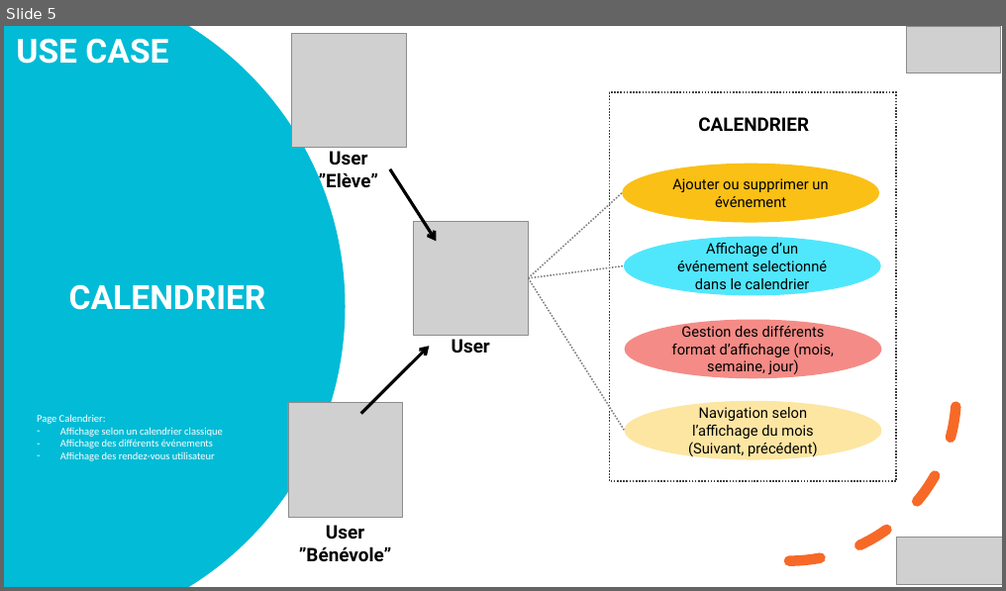
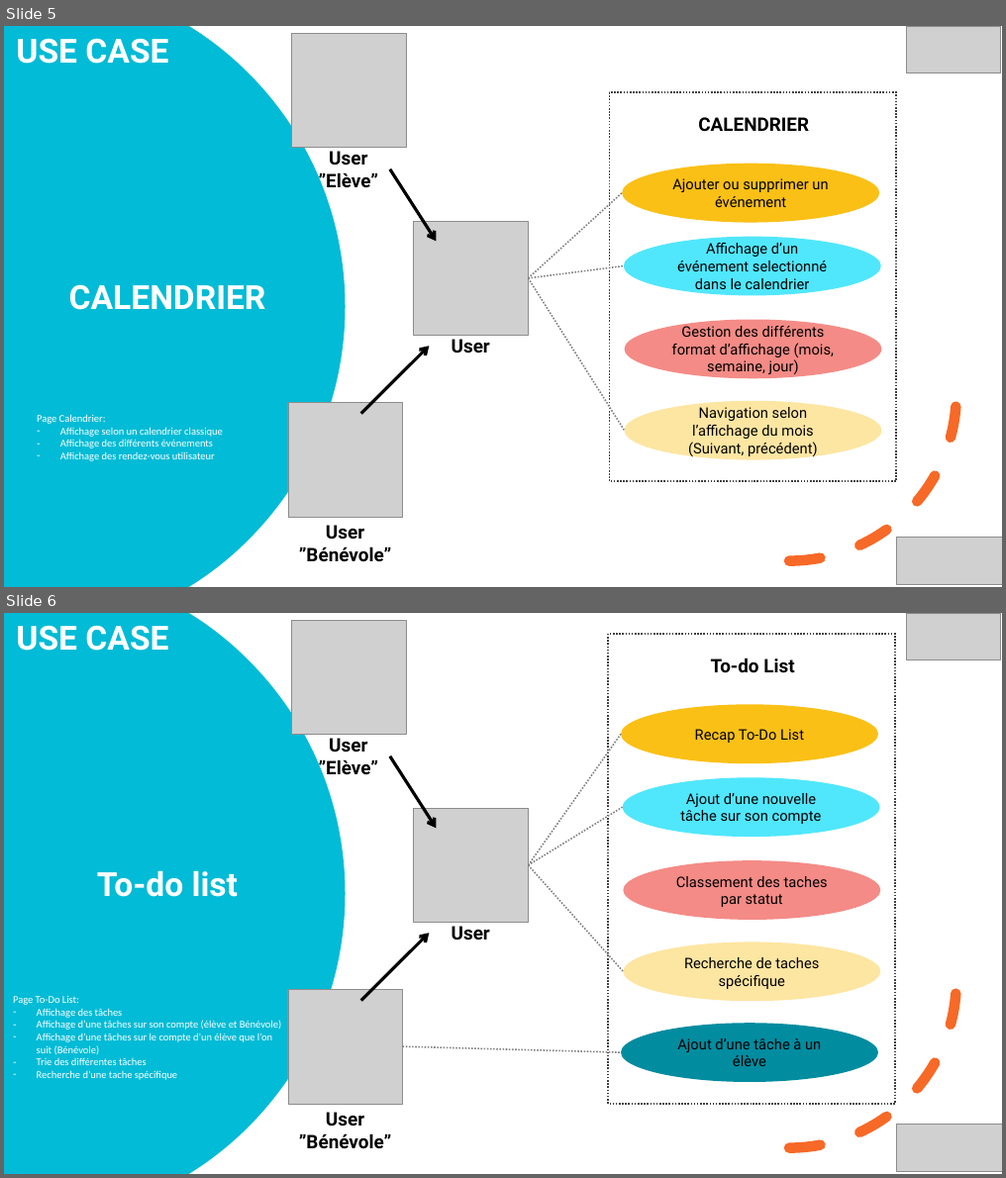
Before and after one commit to Belin27000/P10_Dev4U-LearnAtHome, a slide deck: Diagrammes_Cas_Dusages/DiagrammeUseCase.pptx. Shown one above the other, each under a label of ours: slide 5 before the commit, slides 5 and 6 after it. The pictures are 1006x591 and 1006x1178 pixels, drawn with LibreOffice and Linux fonts; fonts in the diff are those of the drawing; grey boxes stand for pictures. Boxes give left, top, right and bottom in pixels: in the first picture for what was removed or moved away, otherwise in the second. Text is boxed around its words. In the diff, an @@ line names an element or a change of style, - is before the commit and + after.

Commit message:
FEAT:Add To-Do List UseCase

```diff
--- a/Diagrammes_Cas_Dusages/DiagrammeUseCase.pptx
+++ b/Diagrammes_Cas_Dusages/DiagrammeUseCase.pptx
@@ slide 6 added at (x1=4, y1=613, x2=1002, y2=1174), background #FFFFFF @@
@@ freeform shape added at (x1=4, y1=613, x2=346, y2=1174), fill #02BBD6 @@
@@ text added at (x1=16, y1=625, x2=168, y2=651), 32 pt, text #FFFFFF, bold @@
+USE CASE
@@ picture added at (x1=291, y1=620, x2=406, y2=735) @@
@@ rectangle added at (x1=608, y1=634, x2=895, y2=1105), fill #FFFFFF, outline #404040 1.5 pt dashed @@
@@ picture added at (x1=907, y1=613, x2=1001, y2=661) @@
@@ text added at (x1=711, y1=658, x2=794, y2=673), 18 pt, text #000000, bold @@
+To-do List
@@ ellipse added at (x1=621, y1=704, x2=878, y2=763), fill #FAC016, 14 pt, text #000000 @@
+Recap To-Do List
@@ text added at (x1=319, y1=738, x2=379, y2=780), 18 pt, text #000000, bold @@
+User
+”Elève”
@@ arrow added from (390, 756) to (436, 829), #000000 3 pt @@
@@ line added from (528, 865) to (621, 735), #808080 1.5 pt dashed @@
@@ ellipse added at (x1=623, y1=777, x2=880, y2=837), fill #50E7FD, 14 pt, text #000000 @@
+Ajout d’une nouvelle tâche sur son compte
@@ picture added at (x1=414, y1=808, x2=528, y2=923) @@
@@ line added from (528, 865) to (623, 808), #808080 1.5 pt dashed @@
@@ arc (boxed as its full ellipse) added at (x1=623, y1=814, x2=957, y2=1149), outline #F76927 10 pt dashed @@
@@ text added at (x1=97, y1=870, x2=238, y2=897), 32 pt, text #FFFFFF, bold @@
+To-do list
@@ line added from (528, 865) to (623, 971), #808080 1.5 pt dashed @@
@@ ellipse added at (x1=623, y1=861, x2=880, y2=920), fill #F48B86, 14 pt, text #000000 @@
+Classement des taches par statut
@@ arrow added from (361, 1001) to (430, 934), #000000 3 pt @@
@@ text added at (x1=451, y1=926, x2=490, y2=941), 18 pt, text #000000, bold @@
+User
@@ ellipse added at (x1=623, y1=943, x2=880, y2=1001), fill #FDE6A2, 14 pt, text #000000 @@
+Recherche de taches spécifique
@@ text added at (x1=13, y1=996, x2=281, y2=1080), 10 pt, text #FFFFFF @@
+Page To-Do List:
+– Affichage des tâches
+– Affichage d’une tâches sur son compte (élève et Bénévole)
+– Affichage d’une tâches sur le compte d’un élève que l’on suit (Bénévole)
+– Trie des différentes tâches
+– Recherche d’une tache spécifique
@@ picture added at (x1=288, y1=989, x2=403, y2=1104) @@
@@ ellipse added at (x1=621, y1=1023, x2=878, y2=1082), fill #018CA0, 14 pt, text #000000 @@
+Ajout d’une tâche à un élève
@@ line added from (403, 1048) to (621, 1053), #808080 1.5 pt dashed @@
@@ text added at (x1=299, y1=1112, x2=392, y2=1149), 18 pt, text #000000, bold @@
+User ”Bénévole”
@@ picture added at (x1=896, y1=1125, x2=1002, y2=1172) @@
```
